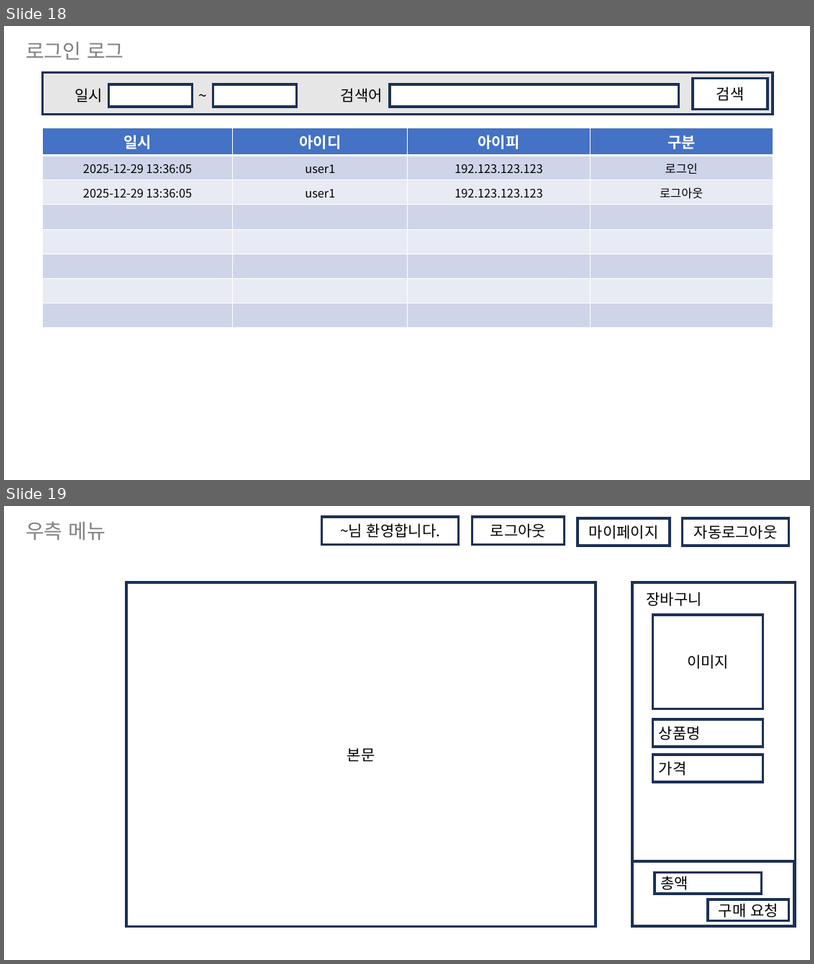
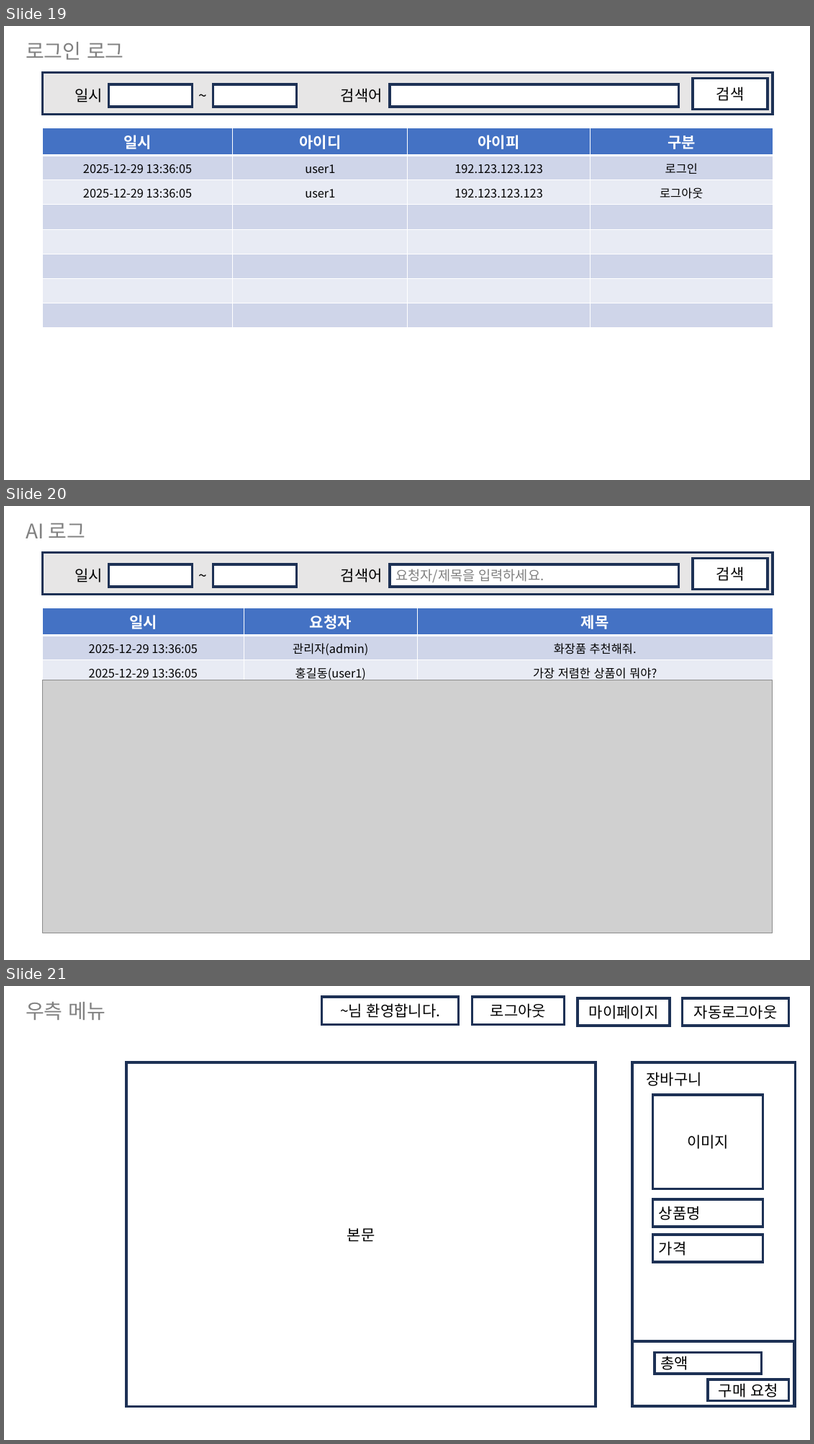
Before and after one commit to yhoo0094/miniPX, a slide deck: 산출물/화면정의서/MiniPX_화면정의서_V0.4.pptx. Shown one above the other, each under a label of ours: slides 18 and 19 before the commit, slides 19, 20 and 21 after it. The pictures are 814x964 and 814x1444 pixels, drawn with LibreOffice and Linux fonts; fonts in the diff are those of the drawing; grey boxes stand for pictures. Boxes give left, top, right and bottom in pixels: in the first picture for what was removed or moved away, otherwise in the second. Text is boxed around its words. In the diff, an @@ line names an element or a change of style, - is before the commit and + after.

```diff
--- a/산출물/화면정의서/MiniPX_화면정의서_V0.4.pptx
+++ b/산출물/화면정의서/MiniPX_화면정의서_V0.4.pptx
@@ slide 20 added at <box>4,506,810,960</box>, background #FFFFFF @@
@@ text added at <box>26,523,86,538</box>, 24 pt, text #808080 @@
+AI 로그
@@ rectangle added at <box>43,553,774,595</box>, fill #E7E6E6, outline #1E3256 3 pt @@
@@ text added at <box>75,568,103,582</box>, 18 pt, text #000000 @@
+일시
@@ rectangle added at <box>108,564,192,587</box>, fill #FFFFFF, outline #1E3256 3 pt @@
@@ text added at <box>161,561,244,590</box>, 18 pt, text #000000 @@
+~
@@ rectangle added at <box>214,564,297,587</box>, fill #FFFFFF, outline #1E3256 3 pt @@
@@ text added at <box>341,568,383,582</box>, 18 pt, text #000000 @@
+검색어
@@ rectangle added at <box>390,564,679,587</box>, fill #FFFFFF, outline #1E3256 3 pt, 16 pt, text #808080 @@
+요청자/제목을 입력하세요.
@@ rectangle added at <box>694,558,769,589</box>, fill #FFFFFF, outline #1E3256 3 pt, 18 pt, text #000000 @@
+검색
@@ table added at <box>43,608,774,803</box>, 8 rows, 3 columns @@
+일시 | 요청자 | 제목
+2025-12-29 13:36:05 | 관리자(admin) | 화장품 추천해줘.
+2025-12-29 13:36:05 | 홍길동(user1) | 가장 저렴한 상품이 뭐야?
+ |  | 
+ |  | 
+ |  | 
+ |  | 
+ |  | 
@@ picture added at <box>43,680,773,932</box> @@
@@ what was slide 18 is now slide 19 @@
@@ what was slide 19 is now slide 21 @@
```
Also in this commit, not shown: 1 other slide added, 1 other file.
